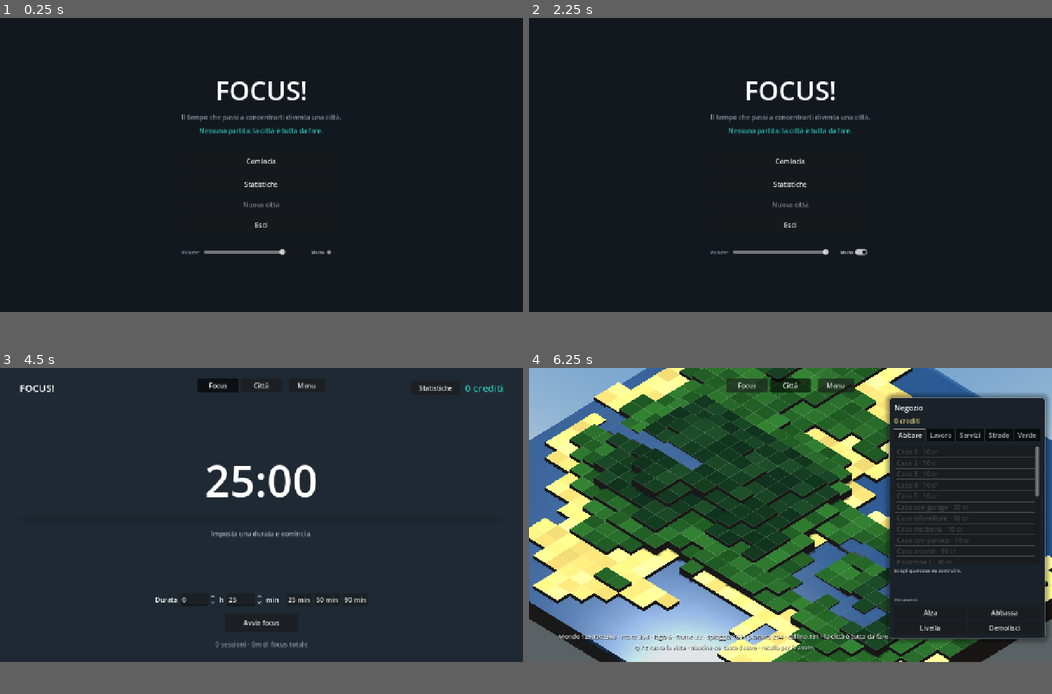
Above: before the commit, frames 1-4 (two rows, left to right).
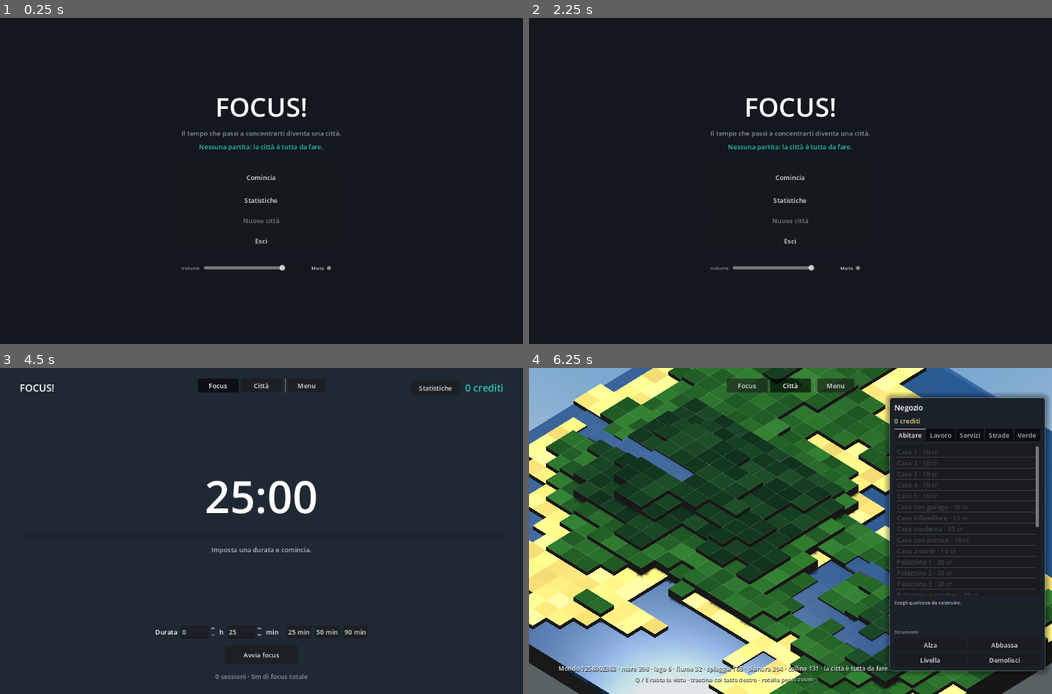
Above: after the commit, the same moments.

Repository: GabrieleFiorucci03/FOCUS-
Game: Godot game, scene res://scenes/main/Main.tscn
Two runs of this game, one before a commit and one after it. Both use one fixed random seed, a clock stepped at 60 frames per second and the inputs below.
Inputs:
- Up to frame 1 (0.25 s): no input
- Up to frame 2 (2.25 s): click "Statistiche" at 0.5 s; click "25 min" at 1.25 s; click "50 min" at 2 s
- Up to frame 3 (4.5 s): click "90 min" at 2.75 s; click "Avvia focus" at 3.5 s; click "Comincia" at 4.25 s
- Up to frame 4 (6.25 s): click "Focus" at 5 s; click "Città" at 5.75 s
The window is 800x450 before the commit and 800x499 after it. Grey fills any space a smaller window leaves; there, only what the larger window draws over its background counts as a difference.

The runs differ from the first frame. In frame 1, 2.5% of the frame differs, in the area x 34-66%, y 19-78%; in frame 2, 2.5%; in frame 3, 3.1%; in frame 4, 50%, in the area x 0-100%, y 0-100%.

Commit message:
impacchettamento

Diff:
--- a/project.godot
+++ b/project.godot
@@ -8,6 +8,7 @@
 config/name="FOCUS!"
 config/description="Timer di concentrazione che premia il tempo di focus con crediti da spendere per costruire una citta 3D."
 run/main_scene="res://scenes/main/Main.tscn"
+config/version="1.0.0"
 config/features=PackedStringArray("4.7", "Forward Plus")
 config/icon="res://icon.svg"
 
@@ -22,6 +23,7 @@
 window/size/viewport_width=1280
 window/size/viewport_height=720
 window/stretch/mode="canvas_items"
+window/stretch/aspect="expand"
 
 [rendering]
 
--- a/scripts/main.gd
+++ b/scripts/main.gd
@@ -48,6 +48,11 @@
 
 
 func _ready() -> void:
+	# Sotto questa misura il negozio comincerebbe a mangiarsi la citta e il
+	# pannello statistiche non ci starebbe piu dentro. Meglio non permetterlo
+	# che lasciar rimpicciolire la finestra fino a rompere il gioco.
+	get_window().min_size = Vector2i(1024, 640)
+
 	_focus = SCENA_FOCUS.instantiate()
 	_citta = SCENA_CITTA.instantiate()
 	_schermate.add_child(_focus)
Not shown, added: export_presets.cfg
Binary file added: icon.ico
Not shown, changed: .gitignore
Not shown, changed: PIANO.md
Not shown, changed: README.md
Not shown, added: tools/icon/genera_icona.py
